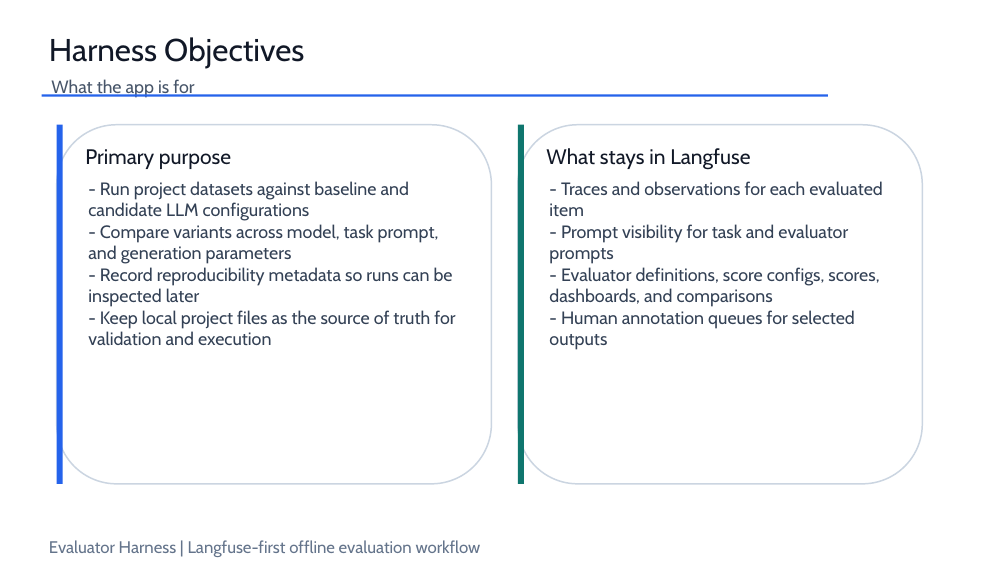
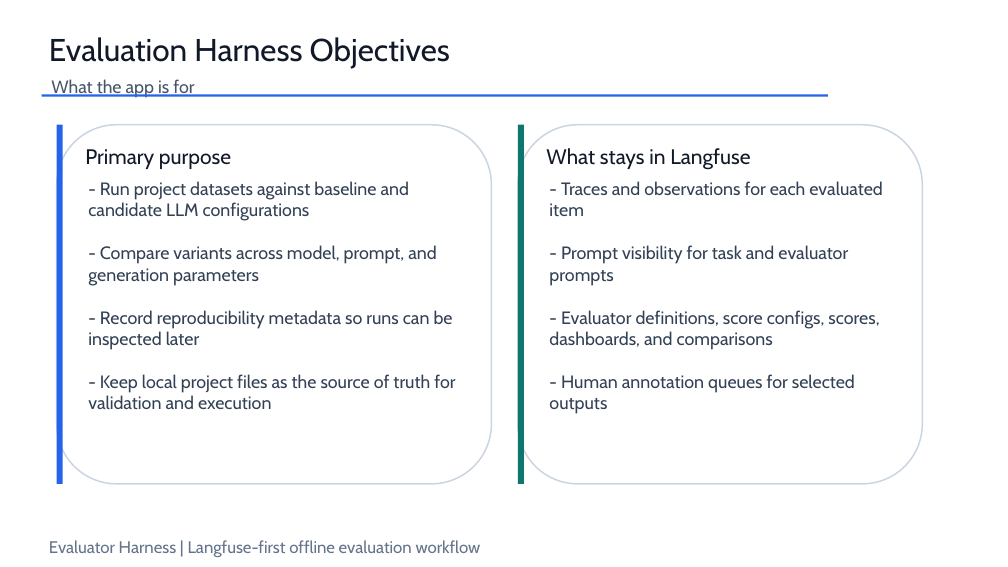
Before and after one commit to mscaldas2012/evaluator-harness, a slide deck: slide 3 of docs/evaluator_harness_project_presentation.pptx (slide 2 before the commit). Drawn at 1008x567 pixels with LibreOffice and Linux fonts; fonts in the diff are those of the drawing. Boxes give left, top, right and bottom in pixels: in the first picture for what was removed or moved away, otherwise in the second. Text is boxed around its words. In the diff, an @@ line names an element or a change of style, - is before the commit and + after.

```diff
--- a/docs/evaluator_harness_project_presentation.pptx
+++ b/docs/evaluator_harness_project_presentation.pptx
@@ text at box(49, 37, 450, 68): text changed @@
-Harness Objectives
+Evaluation Harness Objectives
@@ text "- Traces and observations for ..." rewrapped from box(549, 181, 882, 350) to box(549, 181, 882, 414) @@
@@ text at box(88, 245, 436, 286): text changed @@
-- Compare variants across model, task prompt, and generation parameters
+- Compare variants across model, prompt, and generation parameters
```
Also in this commit, not shown: 6 other slides changed, 1 slide removed, 1 other file.
